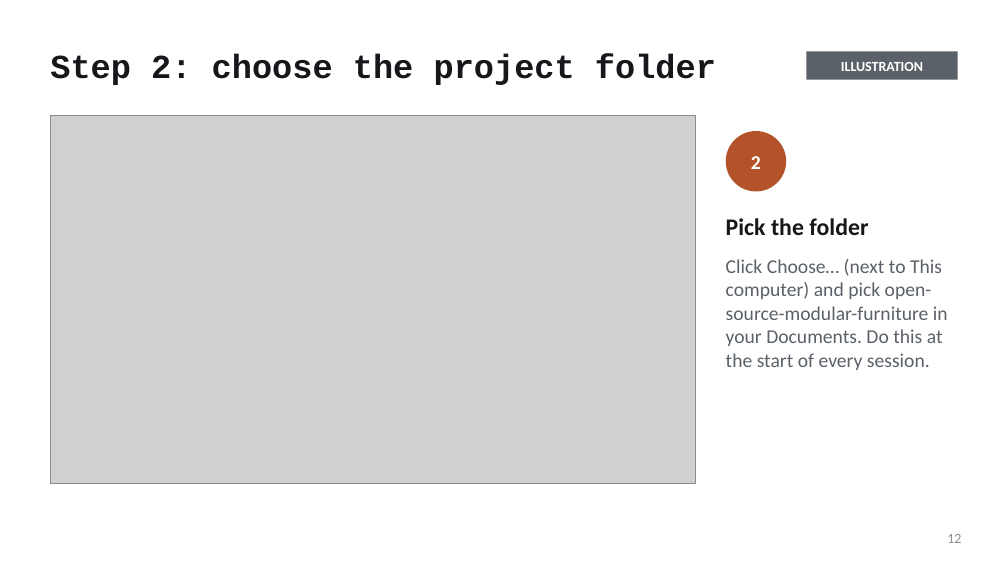
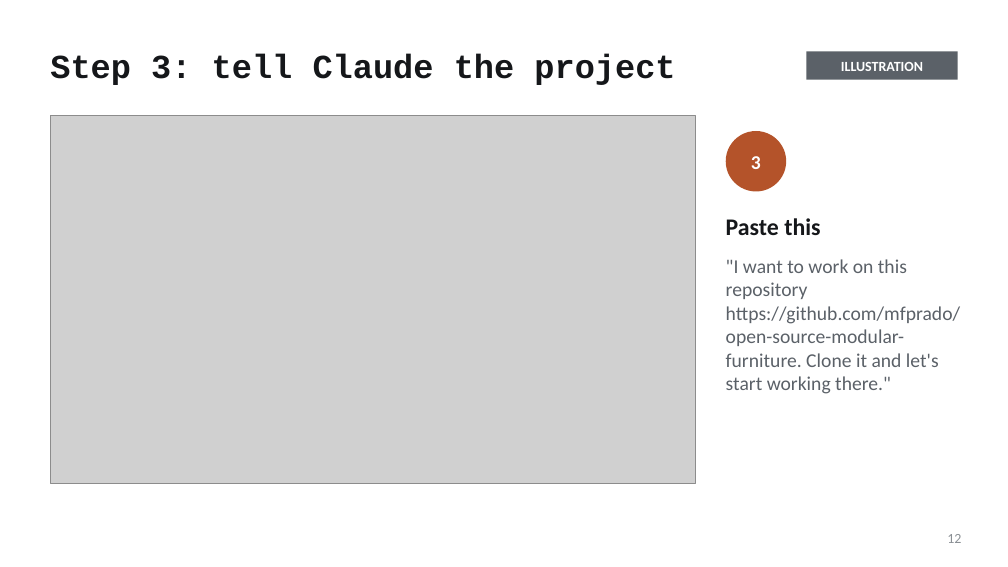
Before and after one commit to mfprado/acrylic-furniture, a slide deck: slide 12 of docs/contributing-guide.pptx. Drawn at 1008x567 pixels with LibreOffice and Linux fonts; fonts in the diff are those of the drawing; grey boxes stand for pictures. Boxes give left, top, right and bottom in pixels: in the first picture for what was removed or moved away, otherwise in the second. Text is boxed around its words. In the diff, an @@ line names an element or a change of style, - is before the commit and + after.

```diff
--- a/docs/contributing-guide.pptx
+++ b/docs/contributing-guide.pptx
@@ title at <box>50,54,675,85</box>: text changed @@
-Step 2: choose the project folder
+Step 3: tell Claude the project
@@ text in ellipse at <box>751,156,761,169</box>: text changed @@
-2
+3
@@ text at <box>726,218,960,394</box>: text changed @@
-Pick the folder
-Click Choose… (next to This computer) and pick open-source-modular-furniture in your Documents. Do this at the start of every session.
+Paste this
+"I want to work on this repository https://github.com/mfprado/open-source-modular-furniture. Clone it and let's start working there."
```
Also in this commit, not shown: 4 other slides changed, 4 other files.
